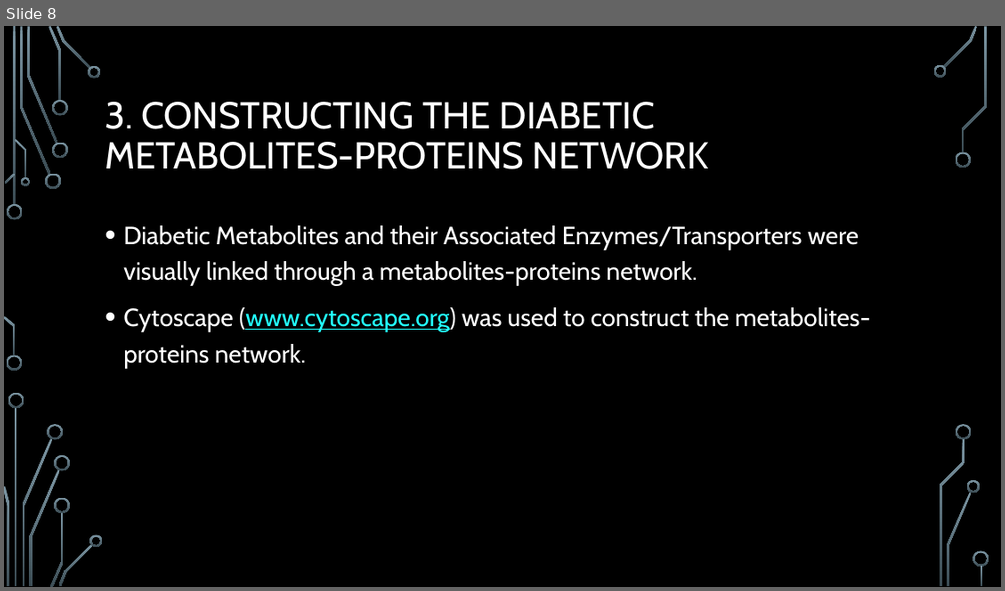
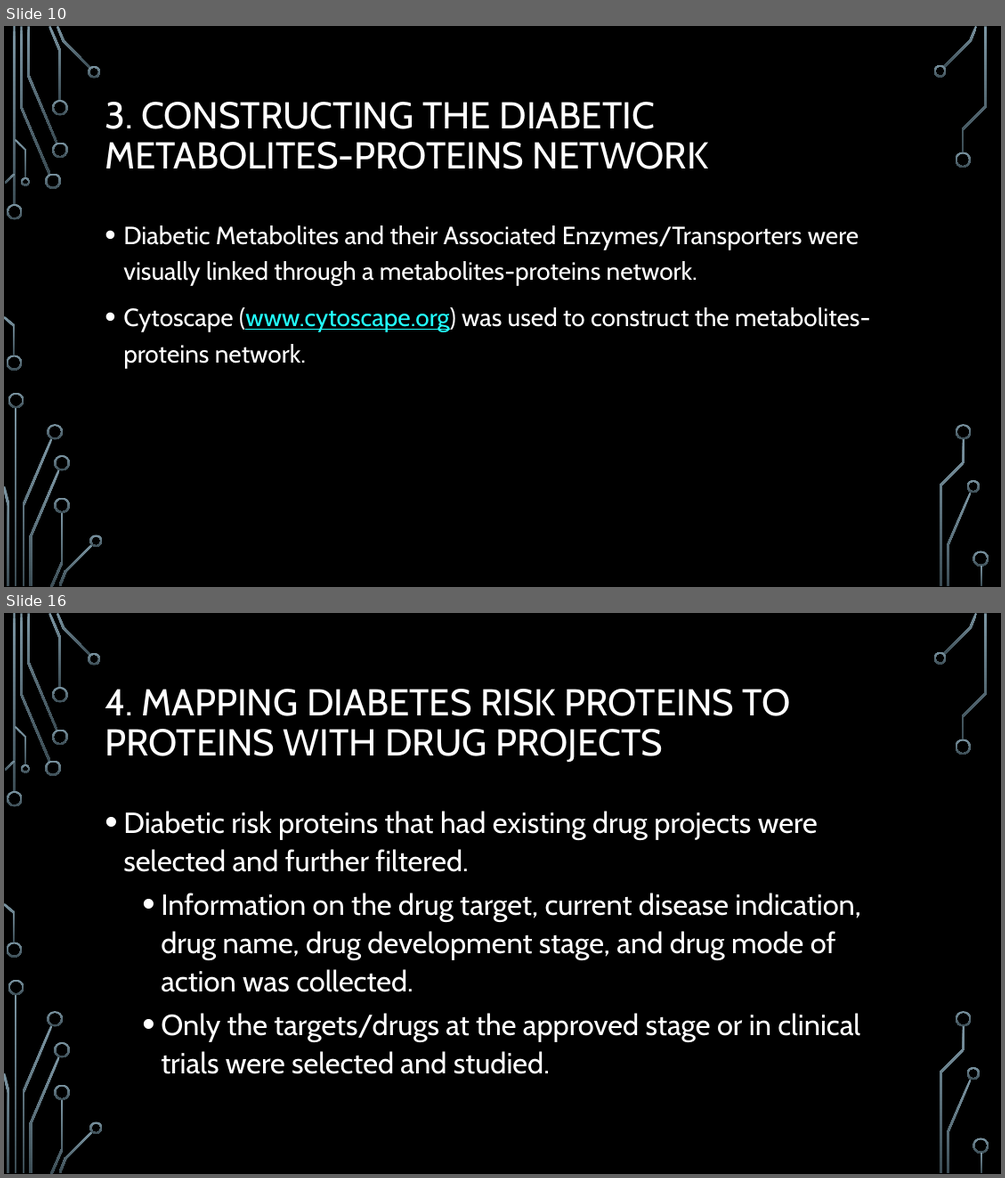
Before and after one commit to dtlehrer/repurp, a slide deck: KeyResources/Zhang_OmicsDataMining/Diabetes_2015/MethodsOverview_ZhangDiabetes.pptx. Shown one above the other, each under a label of ours: slide 8 before the commit, slides 10 and 16 after it; the slides between them are not shown. The pictures are 1005x591 and 1005x1178 pixels, drawn with LibreOffice and Linux fonts; fonts in the diff are those of the drawing; background and template pictures are left out. Boxes give left, top, right and bottom in pixels: in the first picture for what was removed or moved away, otherwise in the second. Text is boxed around its words. In the diff, an @@ line names an element or a change of style, - is before the commit and + after.

```diff
--- a/KeyResources/Zhang_OmicsDataMining/Diabetes_2015/MethodsOverview_ZhangDiabetes.pptx
+++ b/KeyResources/Zhang_OmicsDataMining/Diabetes_2015/MethodsOverview_ZhangDiabetes.pptx
@@ slide 16 added at (x1=4, y1=613, x2=1001, y2=1174), background picture (left out); not listed: 36 template elements that a slide beside it also shows @@
@@ title added at (x1=105, y1=689, x2=791, y2=763), 36 pt, text #FFFFFF @@
+4. MAPPING DIABETES RISK PROTEINS TO PROTEINS WITH DRUG PROJECTS
@@ text added at (x1=123, y1=811, x2=861, y2=1074), 28 pt, text #FFFFFF @@
+• Diabetic risk proteins that had existing drug projects were selected and further filtered.
+  • Information on the drug target, current disease indication, drug name, drug development stage, and drug mode of action was collected.
+  • Only the targets/drugs at the approved stage or in clinical trials were selected and studied.
@@ what was slide 8 is now slide 10 @@
```
Also in this commit, not shown: 4 slides changed, 19 other slides added.
